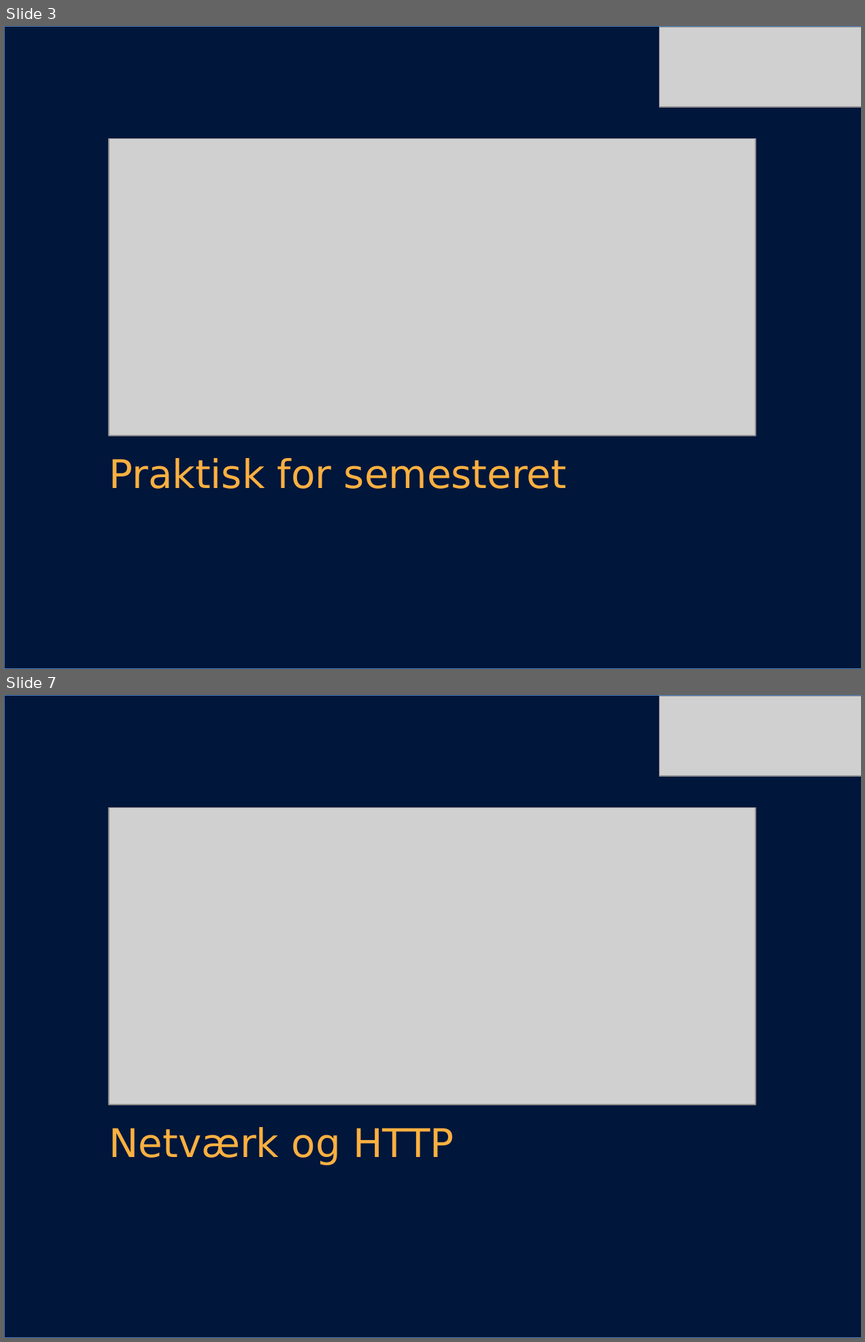
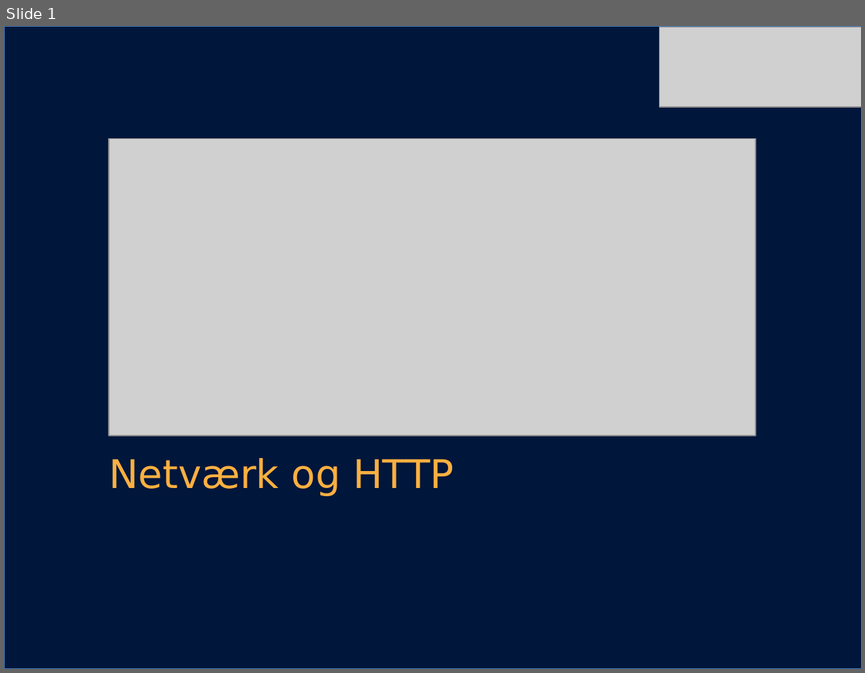
Before and after one commit to dat2Cph/content, a slide deck: http_network/network_http.pptx. Shown one above the other, each under a label of ours: slides 3 and 7 before the commit, slide 1 after it; the slides between them are not shown. The pictures are 865x1342 and 865x673 pixels, drawn with LibreOffice and Linux fonts; fonts in the diff are those of the drawing; grey boxes stand for pictures; background and template pictures are left out. Boxes give left, top, right and bottom in pixels: in the first picture for what was removed or moved away, otherwise in the second. Text is boxed around its words. In the diff, an @@ line names an element or a change of style, - is before the commit and + after.

```diff
--- a/http_network/network_http.pptx
+++ b/http_network/network_http.pptx
@@ slide 3 removed at (4, 26, 861, 669), background #FFFFFF @@
@@ rectangle removed at (4, 26, 861, 669) @@
@@ picture removed at (660, 27, 861, 106) @@
@@ picture removed at (109, 139, 755, 436) @@
@@ text removed at (109, 458, 566, 488) @@
-Praktisk for semesteret
@@ what was slide 7 is now slide 1 @@
```
Also in this commit, not shown: 2 slides changed, 5 other slides removed, 2 other files.
